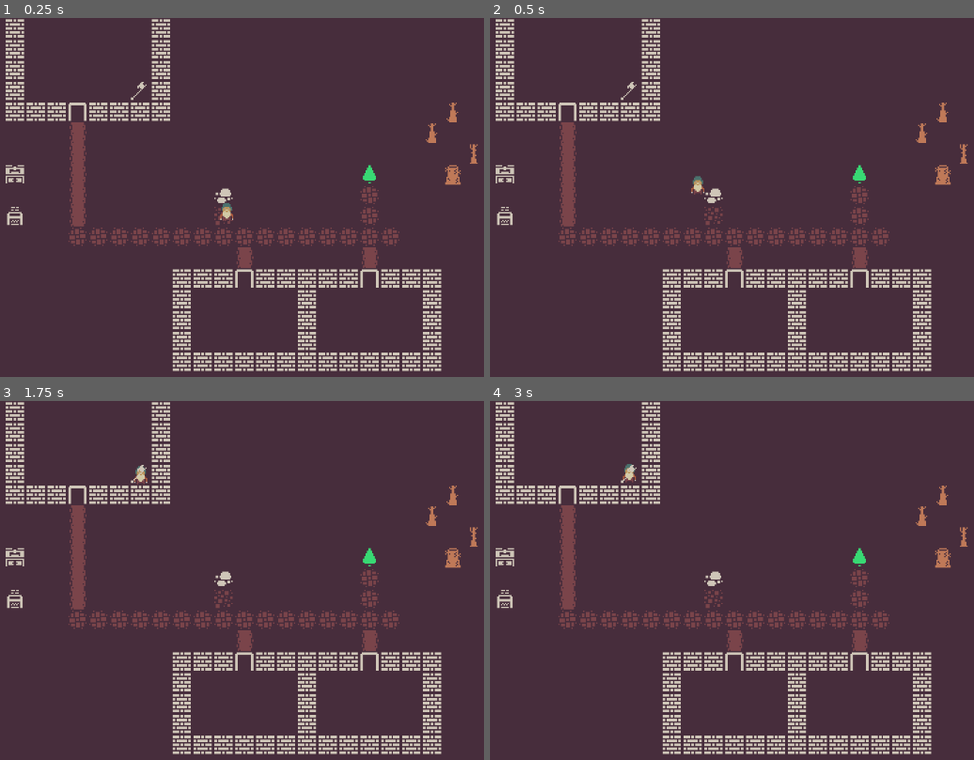
Above: before the commit, frames 1-4 (two rows, left to right).
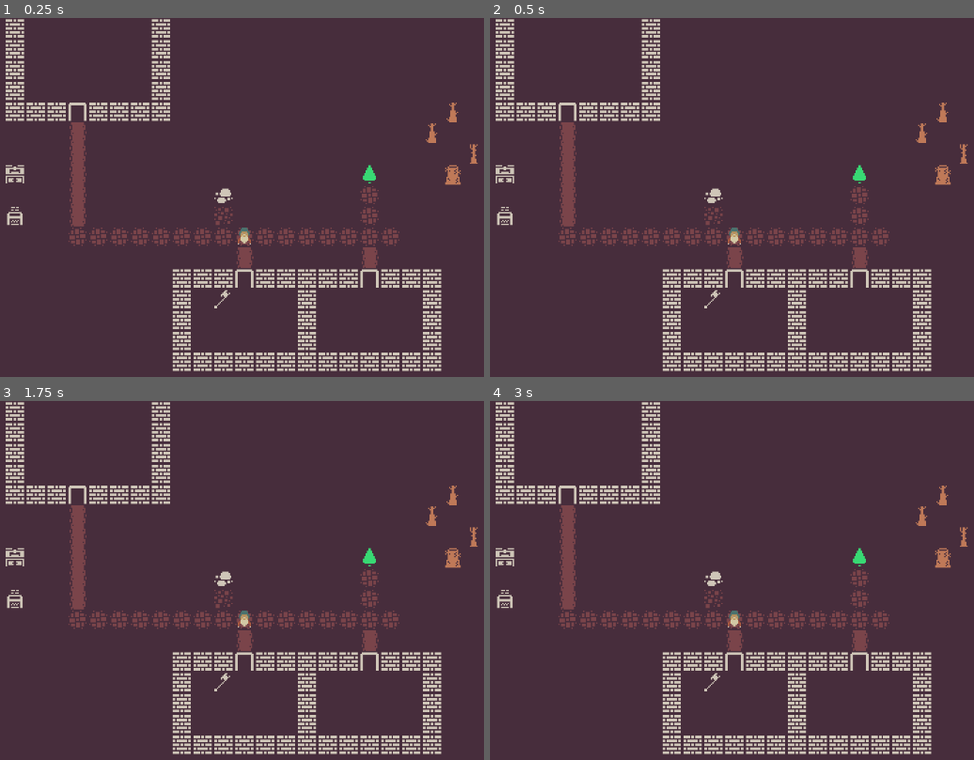
Above: after the commit, the same moments.

Repository: LeoBasov/goap-godot
Game: Godot game, scene res://level/test_level.tscn
The game is run twice, just before and just after one commit, with the same random seed, the same clock (stepped at 60 frames per second) and the same inputs.
Inputs:
- Up to frame 1 (0.25 s): no input
- Up to frame 2 (0.5 s): no input
- Up to frame 3 (1.75 s): no input
- Up to frame 4 (3 s): tap Enter at 2 s; tap Space at 2.75 s

The runs differ from the first frame. In frame 1, 0.3% of the frame differs, in the area x 26-52%, y 17-81%; in frame 2, 0.3%; in frame 3, 0.2%; in frame 4, 0.2%.

Commit message:
refacotred objects

Diff:
--- a/goap/level/test_level.tscn
+++ b/goap/level/test_level.tscn
@@ -5,7 +5,7 @@
 [ext_resource type="PackedScene" uid="uid://554oo0kvo5kp" path="res://src/dwarf.tscn" id="2_s65ib"]
 [ext_resource type="PackedScene" uid="uid://2or41gy0h4ou" path="res://src/wood.tscn" id="2_w72v2"]
 [ext_resource type="PackedScene" uid="uid://b8y07vjgv75b4" path="res://src/stone.tscn" id="5_22gpc"]
-[ext_resource type="PackedScene" uid="uid://d3mctg3xisx04" path="res://src/Axe.tscn" id="6_xowea"]
+[ext_resource type="PackedScene" uid="uid://bb6mpsoduub85" path="res://src/storage_space.tscn" id="6_xowea"]
 
 [sub_resource type="TileSetAtlasSource" id="TileSetAtlasSource_s65ib"]
 texture = ExtResource("1_dsqel")
@@ -1108,5 +1108,23 @@
 [node name="Stone" parent="." instance=ExtResource("5_22gpc")]
 position = Vector2(461, 270)
 
-[node name="Axe" parent="." instance=ExtResource("6_xowea")]
-position = Vector2(335, 111)
+[node name="Storage" type="Node2D" parent="."]
+
+[node name="StorageSpace" parent="Storage" instance=ExtResource("6_xowea")]
+position = Vector2(432, 433)
+
+[node name="StorageSpace2" parent="Storage" instance=ExtResource("6_xowea")]
+position = Vector2(463, 435)
+current_object = 1
+
+[node name="StorageSpace3" parent="Storage" instance=ExtResource("6_xowea")]
+position = Vector2(532, 440)
+
+[node name="StorageSpace4" parent="Storage" instance=ExtResource("6_xowea")]
+position = Vector2(564, 458)
+
+[node name="StorageSpace5" parent="Storage" instance=ExtResource("6_xowea")]
+position = Vector2(532, 462)
+
+[node name="StorageSpace6" parent="Storage" instance=ExtResource("6_xowea")]
+position = Vector2(565, 437)
--- a/goap/project.godot
+++ b/goap/project.godot
@@ -18,7 +18,6 @@
 [global_group]
 
 objects=""
-axes=""
 
 [rendering]
 
--- a/goap/src/Axe.tscn
+++ /dev/null
@@ -1,13 +0,0 @@
-[gd_scene load_steps=3 format=3 uid="uid://d3mctg3xisx04"]
-
-[ext_resource type="Script" uid="uid://clx5tybq52kn" path="res://src/axe.gd" id="1_pttu1"]
-[ext_resource type="Texture2D" uid="uid://nvmuqgko1fj3" path="res://assets/colored-transparent_packed.png" id="2_t560c"]
-
-[node name="Axe" type="Node2D" groups=["axes", "objects"]]
-script = ExtResource("1_pttu1")
-
-[node name="Sprite2D" type="Sprite2D" parent="."]
-scale = Vector2(2, 2)
-texture = ExtResource("2_t560c")
-region_enabled = true
-region_rect = Rect2(672, 112, 16, 16)
--- a/goap/src/storage_space.tscn
+++ b/goap/src/storage_space.tscn
@@ -3,11 +3,11 @@
 [ext_resource type="Script" uid="uid://cmyxb4updtvq" path="res://storage_space.gd" id="1_etaoc"]
 [ext_resource type="Texture2D" uid="uid://nvmuqgko1fj3" path="res://assets/colored-transparent_packed.png" id="2_tn1xr"]
 
-[node name="StorageSpace" type="Node2D"]
+[node name="StorageSpace" type="Node2D" groups=["objects"]]
 script = ExtResource("1_etaoc")
 
 [node name="Sprite2D" type="Sprite2D" parent="."]
 scale = Vector2(2, 2)
 texture = ExtResource("2_tn1xr")
 region_enabled = true
-region_rect = Rect2(0, 0, 16, 16)
+region_rect = Rect2(368, 64, 16, 16)
--- a/goap/storage_space.gd
+++ b/goap/storage_space.gd
@@ -1,20 +1,41 @@
 extends Node2D
 
+enum Options {EMPTY, AXE, STONE, WOOD}
+@export var current_object: Options
+
+var options_map : Dictionary
 var sprite_map : Dictionary
 var w : int = 16
 var h : int = 16
-var current_object = null
+var sprite : Sprite2D
+
+func _ready() -> void:
+	sprite = $Sprite2D
+
+	check_state()
 
 func _init() -> void:
-	sprite_map["axe"] = Rect2(0, 0, w, h)
-	sprite_map["stone"] = Rect2(0, 0, w, h)
-	sprite_map["wood"] = Rect2(0, 0, w, h)
+	options_map["empty"] = Options.EMPTY
+	options_map["axe"] = Options.AXE
+	options_map["stone"] = Options.STONE
+	options_map["wood"] = Options.WOOD
+
+	sprite_map[Options.AXE] = Rect2(672.0, 112.0, w, h)
+	sprite_map[Options.STONE] = Rect2(0, 0, w, h)
+	sprite_map[Options.WOOD] = Rect2(0, 0, w, h)
+
+func check_state():
+	if current_object == Options.EMPTY:
+		$Sprite2D.hide()
+	else:
+		print($Sprite2D.region_rect)
+		$Sprite2D.region_rect = sprite_map[current_object]
+		$Sprite2D.show()
 
 func add(object_name):
-	current_object = object_name
-	$Sprite2D.region_rect = sprite_map[current_object]
-	$Sprite2D.show()
+	current_object = options_map[object_name]
+	check_state()
 
 func empty():
-	current_object = null
-	$Sprite2D.hide()
+	current_object = Options.EMPTY
+	check_state()
